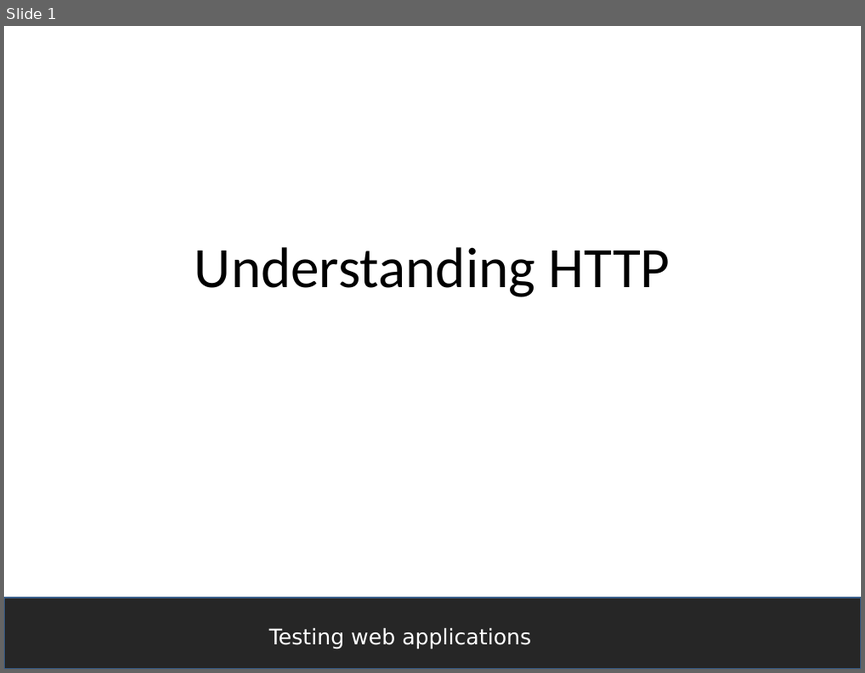
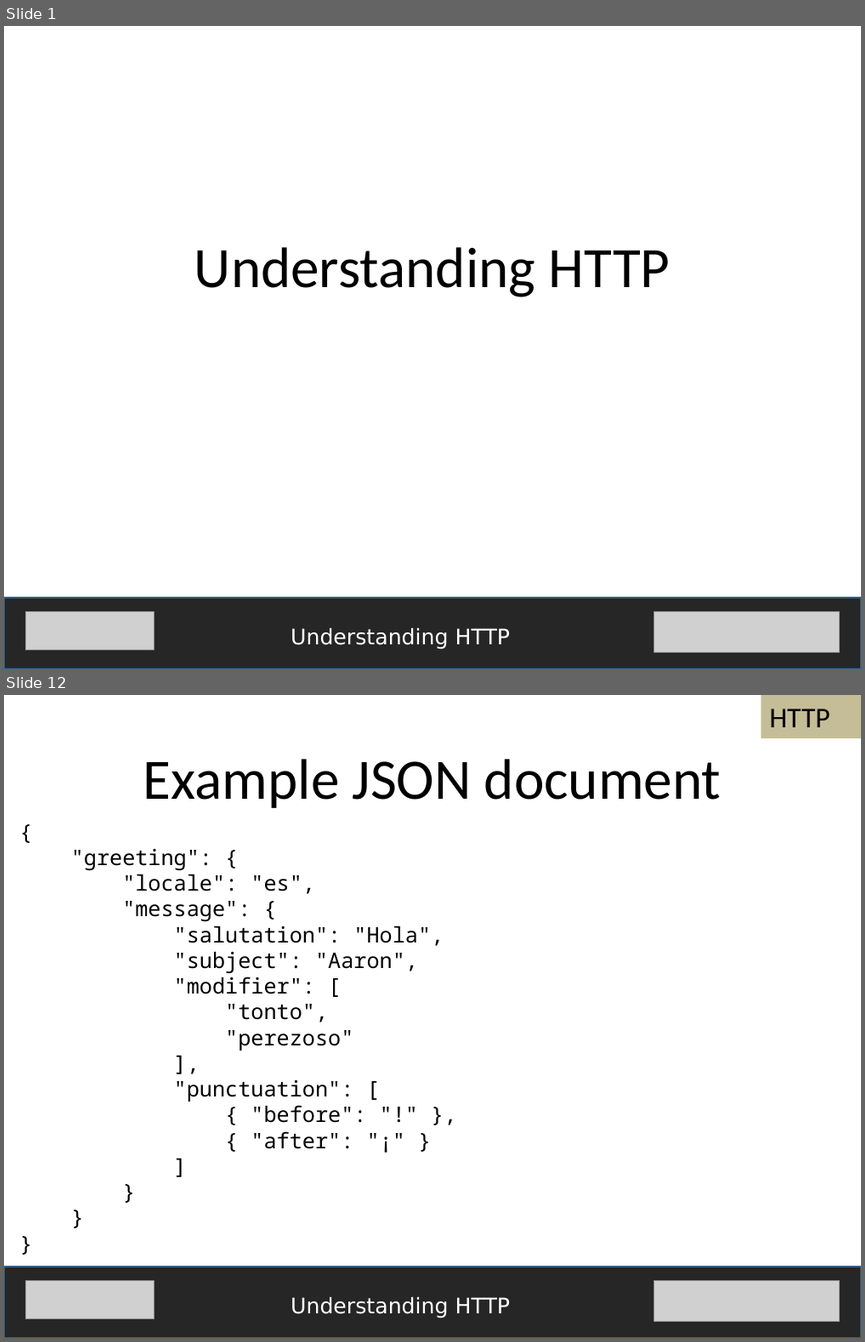
Before and after one commit to fijiaaron/testing-web-apps-and-services, a slide deck: presentations/Understanding HTTP.pptx. Shown one above the other, each under a label of ours: slide 1 before the commit, slides 1 and 12 after it; the slides between them are not shown. The pictures are 865x673 and 865x1342 pixels, drawn with LibreOffice and Linux fonts; fonts in the diff are those of the drawing; grey boxes stand for pictures. Boxes give left, top, right and bottom in pixels: in the first picture for what was removed or moved away, otherwise in the second. Text is boxed around its words. In the diff, an @@ line names an element or a change of style, - is before the commit and + after.

Commit message:
finished understanding web services presentation

```diff
--- a/presentations/Understanding HTTP.pptx
+++ b/presentations/Understanding HTTP.pptx
@@ slide 12 added at [4,695,861,1338], background #FFFFFF @@
@@ rectangle added at [760,695,861,737], fill #C4BD97, 24 pt, text #000000 @@
+HTTP
@@ text added at [143,759,721,808], 48 pt, text #000000 @@
+Example JSON document
@@ text added at [71,849,443,1149], 18 pt, text #000000 @@
+{
+"greeting": {
+"locale": "es",
+"message": {
+"salutation": "Hola",
+"subject": "Aaron",
+"modifier": [
+"tonto",
+"perezoso"
+],
+"punctuation": [
+{ "before": "!" },
+{ "after": "¡" }
+]
+}
+}
+}
@@ rectangle added at [4,1266,861,1338], fill #262626, outline #3A5F8C 2 pt @@
@@ picture added at [25,1280,154,1319] @@
@@ picture added at [653,1280,840,1321] @@
@@ text added at [290,1297,510,1318], 18 pt, text #FFFFFF @@
+Understanding HTTP
@@ slide 1 changed as well @@
@@ picture added at [25,611,154,650] @@
@@ picture added at [653,611,840,652] @@
@@ text at [290,628,510,649]: text changed @@
-Testing web applications
+Understanding HTTP
```
Also in this commit, not shown: 20 other slides added, 2 other files.
